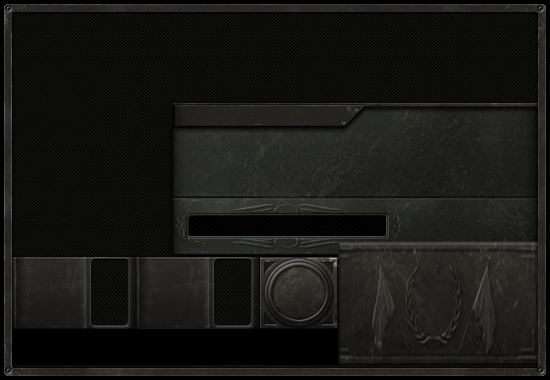
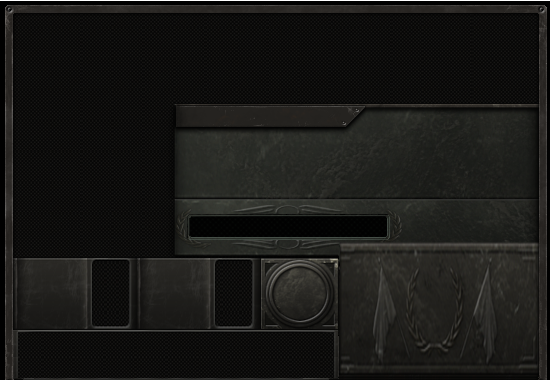
Layers edited between the first and the second 550×380 image:
moved "图层 2" above "图层 1", painted on it over (0, 0, 550, 380)
removed layer "图层 4" over (338, 240, 538, 365)
removed layer "背景 副本" over (0, 0, 550, 344)
removed layer "图层 3" over (0, 0, 550, 380)
painted on "图层 1" over (0, 0, 550, 380)
showed "背景", painted on it over (0, 0, 550, 380)
